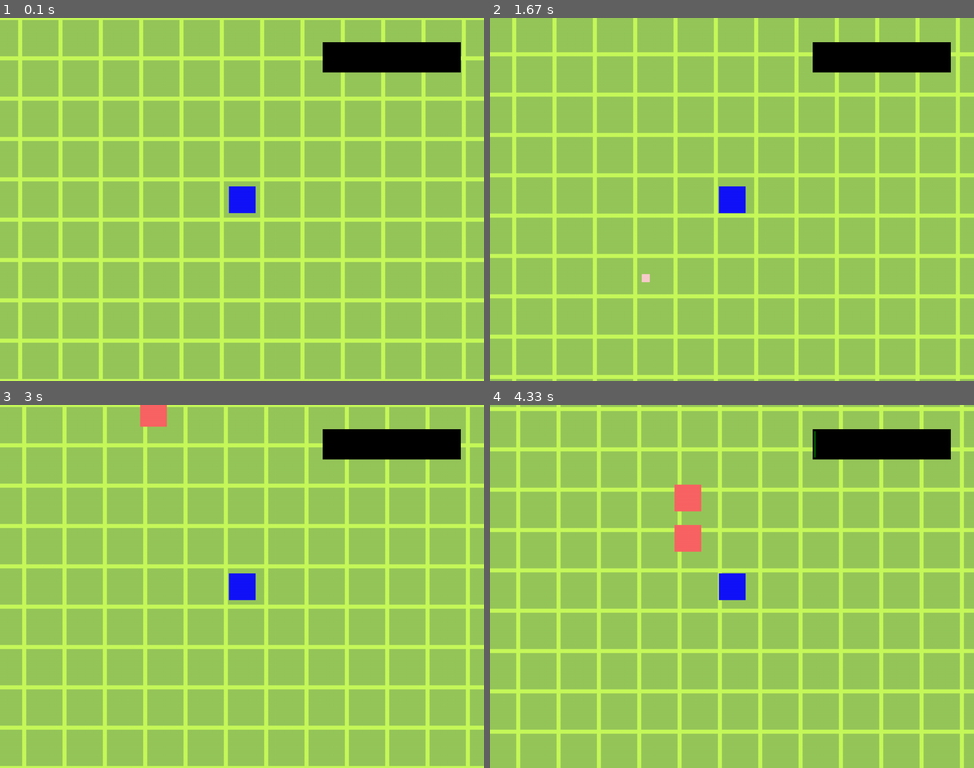
Above: before the commit, frames 1-4 (two rows, left to right).
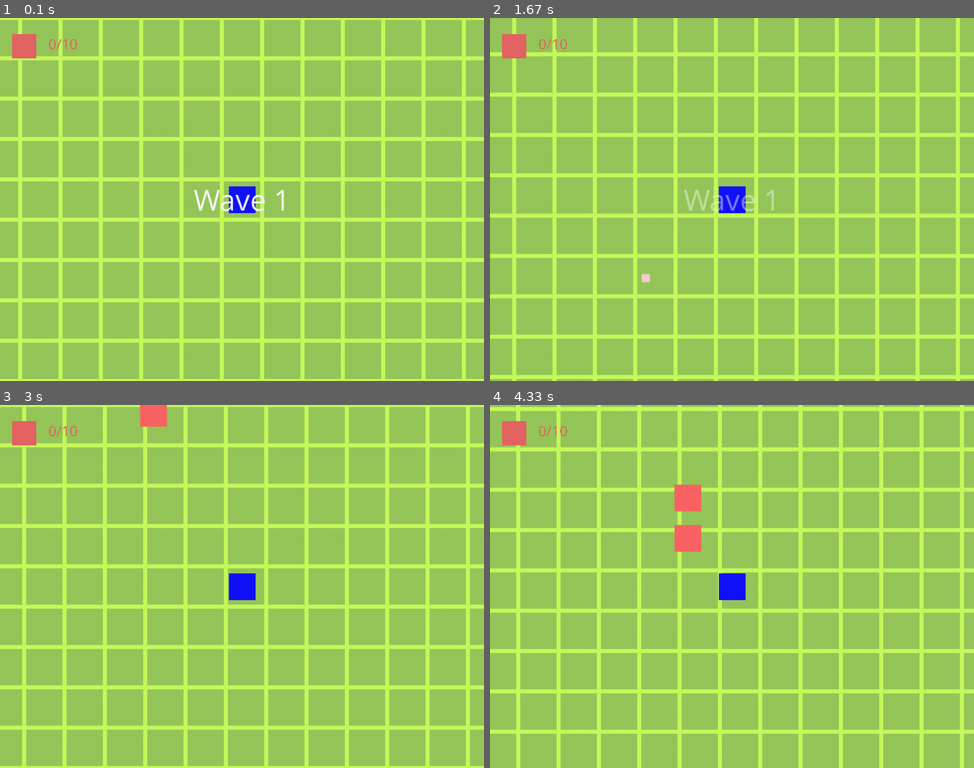
Above: after the commit, the same moments.

Repository: Hariokl/Pygame-2023
Game: pygame game, started from main.py
The game is run twice, just before and just after one commit, with the same random seed, the same clock (stepped at 60 frames per second) and the same inputs.
Inputs (mouse positions are in pixels of both pictures, inside the frame that each line leads up to):
- Up to frame 1 (0.1 s): no input
- Up to frame 2 (1.67 s): hold D 0.33-0.8 s; click (712, 214) at 0.88 s; hold W 1.17-1.47 s; move the mouse to (886, 188) at 1.2 s; hold D from 1.5 s (still down)
- Up to frame 3 (3 s): release D at 1.97 s; hold A 2-2.53 s; hold S 2.57-2.87 s; hold A from 2.9 s (still down)
- Up to frame 4 (4.33 s): release A at 3.3 s; hold W 3.33-3.7 s; hold D from 3.73 s (still down)

The runs differ from the first frame. In frame 1, 3.2% of the frame differs, in the area x 2-96%, y 4-54%; in frame 2, 3.1%; in frame 3, 2.8%; in frame 4, 2.8%.

Commit message:
I feel really great

Diff:
--- a/draw_gui.py
+++ b/draw_gui.py
@@ -1,39 +1,74 @@
 import pygame as pg
 import settings as st
-from levels import Level
+import levels as lvls
+import enemy
 
 
 def setup():
     global diff_bar_dict
-    diff_bar_dict = {"width": st.WIDTH * 2 // 7, "height": st.HEIGHT / 12, "pos": (st.WIDTH * 2 // 3, st.HEIGHT // 15)}
+    diff_bar_dict = {"wave_time": 3, "waveWH": (None, None),
+                     "killed_enemy_count": ((st.WIDTH / 40, st.WIDTH / 30), (st.WIDTH / 20 + st.WIDTH / 20, st.WIDTH / 30))}
 
 
 def update():
     scr = st.gui_display.copy()
 
-    diff_bar_update(scr)
-
+    killed_enemy_count(scr)
+    if diff_bar_dict["wave_time"] > 0:
+        wave_update(scr)
+    else:
+        diff_bar_dict["waveWH"] = (None, None)
     return scr
 
 
-def gradient_rect(window, left_colour, right_colour, target_rect):
-    """ Draw a horizontal-gradient filled rectangle covering <target_rect> """
-    colour_rect = pg.Surface((2, 2))  # tiny! 2x2 bitmap
-    pg.draw.line(colour_rect, left_colour, (0, 0), (0, 1))  # left colour line
-    pg.draw.line(colour_rect, right_colour, (1, 0), (1, 1))  # right colour line
-    colour_rect = pg.transform.smoothscale(colour_rect, (target_rect.width, target_rect.height))  # stretch!
-    window.blit(colour_rect, target_rect)
+def wave_update(scr):
+    diff_bar_dict["wave_time"] -= st.TICK
+    wave = lvls.Level.level.wave
+
+    text_surface = st.font60.render(f"Wave {wave}", True, (250, 250, 250))  # , min(255 - diff_bar_dict["wave_time"] * 85, 0)
+    text_surface.set_alpha(max(diff_bar_dict["wave_time"] * 85, 0))
+
+    if diff_bar_dict["waveWH"] == (None, None):
+        diff_bar_dict["waveWH"] = st.WIDTH // 2 - text_surface.get_width() // 2, st.HEIGHT // 2 - text_surface.get_height() // 2
+
+    scr.blit(text_surface, diff_bar_dict["waveWH"])
 
 
-def diff_bar():
-    scr = pg.Surface((diff_bar_dict["width"], diff_bar_dict["height"]))
-    rect = scr.get_rect()
-    gradient_rect(scr, (0, 255, 0), (255, 0, 0), rect)
-    pg.draw.rect(scr, (0, 0, 0), scr.get_rect(), 4)
-    st.gui_display.blit(scr, (diff_bar_dict["pos"][0], diff_bar_dict["pos"][1]))
+def killed_enemy_count(scr):
+    killed_enemy = enemy.Enemy.number_of_killed
+    all_enemy = lvls.Level.level.max_number_of_monsters_per_wave
+    scr1 = pg.Surface((st.WIDTH / 20, st.WIDTH / 20))
+    scr1.fill((230, 100, 100))
+
+    text_surface = st.font30.render(f"{killed_enemy}/{all_enemy}", False, (230, 100, 100))
+    pos1, pos2 = diff_bar_dict["killed_enemy_count"]
+
+    scr.blit(scr1, pos1)
+    scr.blit(text_surface, pos2)
 
 
-def diff_bar_update(scr):
-    x = Level.level.time / 200  # 200 - time to get the hardest difficulty
-    pg.draw.rect(scr, (0, 0, 0), (diff_bar_dict["pos"][0] + diff_bar_dict["width"] * x, diff_bar_dict["pos"][1],
-                                  diff_bar_dict["width"] * (1 - x), diff_bar_dict["height"]), 0)
+
+
+
+#
+# def gradient_rect(window, left_colour, right_colour, target_rect):
+#     """ Draw a horizontal-gradient filled rectangle covering <target_rect> """
+#     colour_rect = pg.Surface((2, 2))  # tiny! 2x2 bitmap
+#     pg.draw.line(colour_rect, left_colour, (0, 0), (0, 1))  # left colour line
+#     pg.draw.line(colour_rect, right_colour, (1, 0), (1, 1))  # right colour line
+#     colour_rect = pg.transform.smoothscale(colour_rect, (target_rect.width, target_rect.height))  # stretch!
+#     window.blit(colour_rect, target_rect)
+#
+#
+# def diff_bar():
+#     scr = pg.Surface((diff_bar_dict["width"], diff_bar_dict["height"]))
+#     rect = scr.get_rect()
+#     gradient_rect(scr, (0, 255, 0), (255, 0, 0), rect)
+#     pg.draw.rect(scr, (0, 0, 0), scr.get_rect(), 4)
+#     st.gui_display.blit(scr, (diff_bar_dict["pos"][0], diff_bar_dict["pos"][1]))
+#
+#
+# def diff_bar_update(scr):
+#     x = Level.level.time / 200  # 200 - time to get the hardest difficulty
+#     pg.draw.rect(scr, (0, 0, 0), (diff_bar_dict["pos"][0] + diff_bar_dict["width"] * x, diff_bar_dict["pos"][1],
+#                                   diff_bar_dict["width"] * (1 - x), diff_bar_dict["height"]), 0)
--- a/enemy.py
+++ b/enemy.py
@@ -4,6 +4,7 @@
 
 class Enemy(pg.sprite.Sprite):
     number_of_enemies = 0
+    number_of_killed = 0
 
     def __init__(self, pos, hp):
         # import map
@@ -37,6 +38,8 @@
         print(f"\r{Enemy.number_of_enemies}", end="")
 
     def update(self):
+        self.get_stronger()
+
         # positions
         center = st.WIDTH // 2, st.HEIGHT // 2
         pos = self.rect.center
@@ -57,8 +60,6 @@
 
         # update the position
         self.rect.topleft = st.positions[self.i]
-
-        self.get_stronger()
 
     def get_stronger(self):
         if self.level == self.max_level:
@@ -96,6 +97,7 @@
         st.all_sprites.remove(self)
         st.enemies_rects.remove(self)
         Enemy.number_of_enemies -= 1
+        Enemy.number_of_killed += 1
         self.kill()
 
     # Used to be with Borders
--- a/game.py
+++ b/game.py
@@ -21,7 +21,6 @@
 
     def draw(self):
         self.map = Map()
-        draw_gui.diff_bar()
 
     # I think this run function is the cleanest one in my whole life :D
     def run(self):
--- a/levels.py
+++ b/levels.py
@@ -1,7 +1,8 @@
 from random import random
 
 import settings as st
-from enemy import Enemy, spawn_enemies
+import enemy
+import draw_gui
 
 
 # Call Level() when entering new level. Right after drawing the level.
@@ -16,6 +17,7 @@
         self.spawn_rate = 0.1
         self.max_number_of_monsters_per_wave = 10
         self.number_of_monsters_per_wave = 0
+        self.number_of_killed = 0
         self.number_of_kills = 100
         self.monsters_standard_hp = 10
         self.monsters_hp = self.monsters_standard_hp
@@ -32,16 +34,20 @@
         self.time += time_passed
         self.monsters_spawn_time -= time_passed
         if self.monsters_spawn_time <= 0:
-            if self.number_of_monsters_per_wave == self.max_number_of_monsters_per_wave and Enemy.number_of_enemies == 0:
-                self.wave += 1
-                self.max_number_of_monsters_per_wave = 10 * self.wave
-                self.number_of_monsters_per_wave = 0
-                print("Wave number", self.wave)
+            if self.number_of_monsters_per_wave == self.max_number_of_monsters_per_wave and enemy.Enemy.number_of_enemies == 0:
+                self.update_wave()
             self.monsters_hp = (self.monsters_standard_hp * self.level) * self.amplifier ** self.time
             # self.spawn_rate = 1 - 0.985 ** self.time
             [ms.update() for ms in MonsterSpawner.monsterSpawners]
             self.monsters_spawn_time = 4 / (self.time / 150 + 1)
             self.spawn_per_frame = 0
+
+    def update_wave(self):
+        self.wave += 1
+        self.max_number_of_monsters_per_wave = 10 * self.wave
+        self.number_of_monsters_per_wave = 0
+        draw_gui.diff_bar_dict["wave_time"] = 3
+        enemy.Enemy.number_of_killed = 0
 
 
 class MonsterSpawner:
@@ -57,5 +63,5 @@
         where = ((self.t_pos[0] - st.WIDTH // st.TILES_WH) ** 2 + (self.t_pos[1] - st.HEIGHT // st.TILES_WH) ** 2) / 10
         if level.number_of_monsters_per_wave < level.max_number_of_monsters_per_wave:
             if random() * where <= level.spawn_rate:
-                spawn_enemies([self.t_pos], level.monsters_hp)
+                enemy.spawn_enemies([self.t_pos], level.monsters_hp)
                 level.number_of_monsters_per_wave += 1
--- a/settings.py
+++ b/settings.py
@@ -4,7 +4,7 @@
 
 
 def init():
-    global WIDTH, HEIGHT, TILES_WH, FPS, display, positions, all_sprites, max_i, available_i, enemies_rects, list_of_who, gui_display, TICK
+    global WIDTH, HEIGHT, TILES_WH, FPS, display, positions, all_sprites, max_i, available_i, enemies_rects, list_of_who, gui_display, TICK, font30, font60
     WIDTH = 640*1.5
     HEIGHT = WIDTH * 0.75
     TILES_WH = max(WIDTH, HEIGHT) // 10 // 1.2
@@ -23,6 +23,10 @@
     available_i = [i for i in range(n)]
     enemies_rects = list()
     list_of_who = {"level": None}
+
+    pg.font.init()
+    font30 = pg.font.SysFont('Comic Sans MS', 30)
+    font60 = pg.font.SysFont('Comic Sans MS', 60)
 
 
 def map_settings(map_name):
